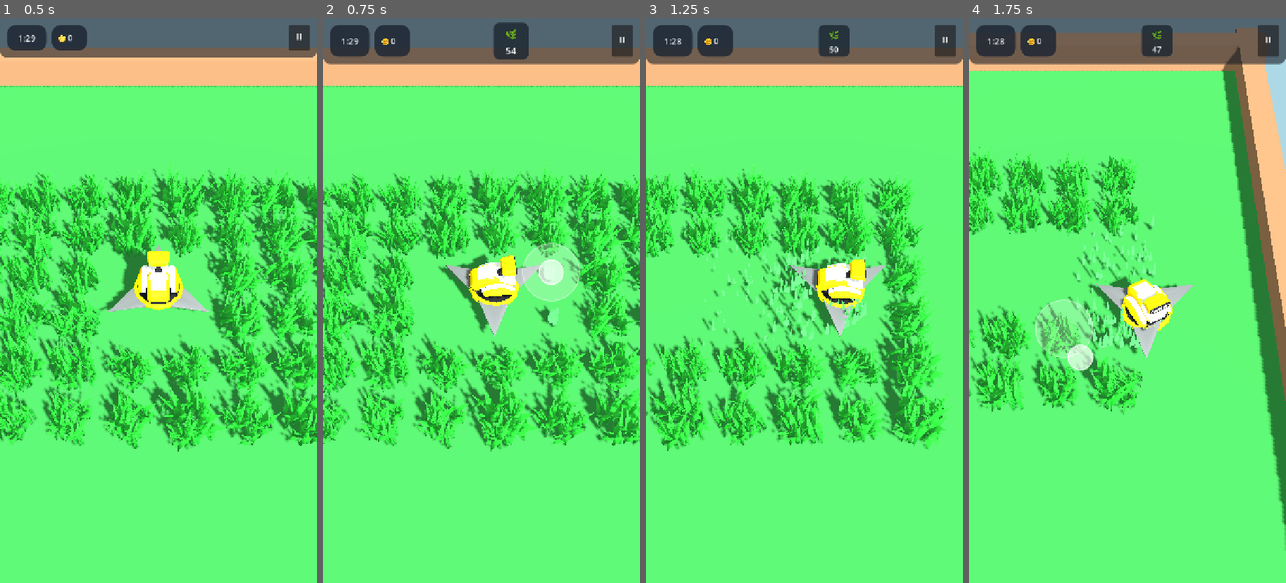
Above: before the commit, frames 1-4 (left to right).
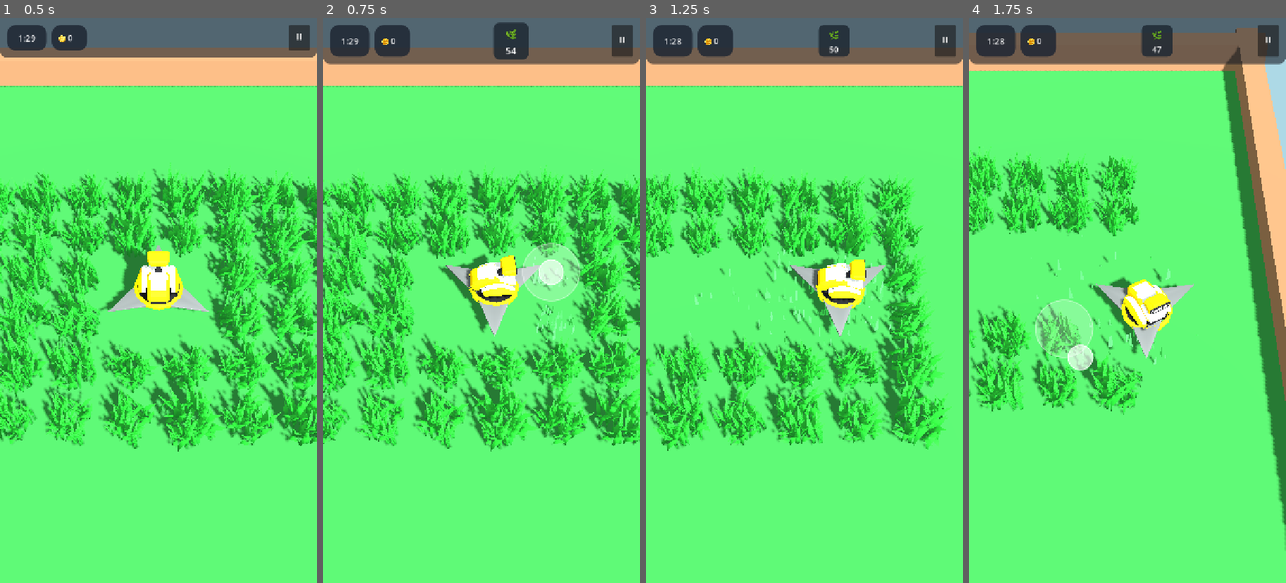
Above: after the commit, the same moments.

Repository: rogerbif/grass-cut-bot
Game: Godot game, scene res://scenes/main.tscn
The game is run twice, just before and just after one commit, with the same random seed, the same clock (stepped at 60 frames per second) and the same inputs.
Inputs (mouse positions are in pixels of both pictures, inside the frame that each line leads up to):
- Up to frame 1 (0.5 s): no input
- Up to frame 2 (0.75 s): move the mouse to (551, 272) at 0.52 s; hold Right (ui_right) from 0.53 s (still down); click (551, 272) at 0.67 s
- Up to frame 3 (1.25 s): keep holding Right (ui_right)
- Up to frame 4 (1.75 s): release Right (ui_right) at 1.25 s; drag from (1064, 328) to (1111, 413) at 1.27 s

Frame 1 is identical in both runs. In frame 2, 0.4% of the frame differs, in the area x 65-80%, y 42-58%; in frame 3, 2.3%, in the area x 2-78%, y 37-67%; in frame 4, 1.6%.

Commit message:
feat(vegetation): emissao em area circular, giro 3d no ar e alta aleatoriedade de particulas [v0.4.8]

Diff:
--- a/project.godot
+++ b/project.godot
@@ -11,7 +11,7 @@
 [application]
 
 config/name="Grass Cut Bot"
-config/version="0.4.7"
+config/version="0.4.8"
 run/main_scene="res://scenes/main.tscn"
 config/features=PackedStringArray("4.7", "Mobile")
 config/icon="res://icon.svg"
--- a/scenes/plants/grass_blue.tscn
+++ b/scenes/plants/grass_blue.tscn
@@ -41,23 +41,33 @@
 material_override = ExtResource("3_grass_mat")
 
 [node name="CutParticles" type="CPUParticles3D" parent="."]
-transform = Transform3D(1, 0, 0, 0, 1, 0, 0, 0, 1, 0, 0.2, 0)
+transform = Transform3D(1, 0, 0, 0, 1, 0, 0, 0, 1, 0, 0.15, 0)
 material_override = SubResource("StandardMaterial3D_particle")
 emitting = false
 amount = 30
-lifetime = 0.65
+lifetime = 0.7
 one_shot = true
 explosiveness = 0.92
 mesh = ExtResource("4_leaf_mesh")
+emission_shape = 6
+emission_ring_axis = Vector3(0, 1, 0)
+emission_ring_height = 0.1
+emission_ring_radius = 0.35
+emission_ring_inner_radius = 0.0
+particle_flag_rotate_y = true
 direction = Vector3(0, 1, 0)
-spread = 32.0
-gravity = Vector3(0, -10.5, 0)
-initial_velocity_min = 2.4
-initial_velocity_max = 3.8
-angular_velocity_min = 180.0
+spread = 85.0
+gravity = Vector3(0, -9.8, 0)
+initial_velocity_min = 2.0
+initial_velocity_max = 4.5
+angular_velocity_min = -540.0
 angular_velocity_max = 540.0
-angle_min = 0.0
-angle_max = 360.0
+angle_min = -180.0
+angle_max = 180.0
+tangential_accel_min = -3.0
+tangential_accel_max = 3.0
+damping_min = 1.0
+damping_max = 2.5
 scale_amount_min = 1.2
 scale_amount_max = 2.4
 scale_amount_curve = SubResource("Curve_scale")
--- a/scenes/plants/grass_green.tscn
+++ b/scenes/plants/grass_green.tscn
@@ -41,23 +41,33 @@
 material_override = ExtResource("3_grass_mat")
 
 [node name="CutParticles" type="CPUParticles3D" parent="."]
-transform = Transform3D(1, 0, 0, 0, 1, 0, 0, 0, 1, 0, 0.2, 0)
+transform = Transform3D(1, 0, 0, 0, 1, 0, 0, 0, 1, 0, 0.15, 0)
 material_override = SubResource("StandardMaterial3D_particle")
 emitting = false
 amount = 30
-lifetime = 0.65
+lifetime = 0.7
 one_shot = true
 explosiveness = 0.92
 mesh = ExtResource("4_leaf_mesh")
+emission_shape = 6
+emission_ring_axis = Vector3(0, 1, 0)
+emission_ring_height = 0.1
+emission_ring_radius = 0.35
+emission_ring_inner_radius = 0.0
+particle_flag_rotate_y = true
 direction = Vector3(0, 1, 0)
-spread = 32.0
-gravity = Vector3(0, -10.5, 0)
-initial_velocity_min = 2.4
-initial_velocity_max = 3.8
-angular_velocity_min = 180.0
+spread = 85.0
+gravity = Vector3(0, -9.8, 0)
+initial_velocity_min = 2.0
+initial_velocity_max = 4.5
+angular_velocity_min = -540.0
 angular_velocity_max = 540.0
-angle_min = 0.0
-angle_max = 360.0
+angle_min = -180.0
+angle_max = 180.0
+tangential_accel_min = -3.0
+tangential_accel_max = 3.0
+damping_min = 1.0
+damping_max = 2.5
 scale_amount_min = 1.2
 scale_amount_max = 2.4
 scale_amount_curve = SubResource("Curve_scale")
--- a/scenes/plants/grass_purple.tscn
+++ b/scenes/plants/grass_purple.tscn
@@ -41,23 +41,33 @@
 material_override = ExtResource("3_grass_mat")
 
 [node name="CutParticles" type="CPUParticles3D" parent="."]
-transform = Transform3D(1, 0, 0, 0, 1, 0, 0, 0, 1, 0, 0.2, 0)
+transform = Transform3D(1, 0, 0, 0, 1, 0, 0, 0, 1, 0, 0.15, 0)
 material_override = SubResource("StandardMaterial3D_particle")
 emitting = false
 amount = 30
-lifetime = 0.65
+lifetime = 0.7
 one_shot = true
 explosiveness = 0.92
 mesh = ExtResource("4_leaf_mesh")
+emission_shape = 6
+emission_ring_axis = Vector3(0, 1, 0)
+emission_ring_height = 0.1
+emission_ring_radius = 0.35
+emission_ring_inner_radius = 0.0
+particle_flag_rotate_y = true
 direction = Vector3(0, 1, 0)
-spread = 32.0
-gravity = Vector3(0, -10.5, 0)
-initial_velocity_min = 2.4
-initial_velocity_max = 3.8
-angular_velocity_min = 180.0
+spread = 85.0
+gravity = Vector3(0, -9.8, 0)
+initial_velocity_min = 2.0
+initial_velocity_max = 4.5
+angular_velocity_min = -540.0
 angular_velocity_max = 540.0
-angle_min = 0.0
-angle_max = 360.0
+angle_min = -180.0
+angle_max = 180.0
+tangential_accel_min = -3.0
+tangential_accel_max = 3.0
+damping_min = 1.0
+damping_max = 2.5
 scale_amount_min = 1.2
 scale_amount_max = 2.4
 scale_amount_curve = SubResource("Curve_scale")
--- a/scenes/plants/grass_tuft.tscn
+++ b/scenes/plants/grass_tuft.tscn
@@ -41,23 +41,33 @@
 material_override = ExtResource("3_grass_mat")
 
 [node name="CutParticles" type="CPUParticles3D" parent="."]
-transform = Transform3D(1, 0, 0, 0, 1, 0, 0, 0, 1, 0, 0.2, 0)
+transform = Transform3D(1, 0, 0, 0, 1, 0, 0, 0, 1, 0, 0.15, 0)
 material_override = SubResource("StandardMaterial3D_particle")
 emitting = false
 amount = 30
-lifetime = 0.65
+lifetime = 0.7
 one_shot = true
 explosiveness = 0.92
 mesh = ExtResource("4_leaf_mesh")
+emission_shape = 6
+emission_ring_axis = Vector3(0, 1, 0)
+emission_ring_height = 0.1
+emission_ring_radius = 0.35
+emission_ring_inner_radius = 0.0
+particle_flag_rotate_y = true
 direction = Vector3(0, 1, 0)
-spread = 32.0
-gravity = Vector3(0, -10.5, 0)
-initial_velocity_min = 2.4
-initial_velocity_max = 3.8
-angular_velocity_min = 180.0
+spread = 85.0
+gravity = Vector3(0, -9.8, 0)
+initial_velocity_min = 2.0
+initial_velocity_max = 4.5
+angular_velocity_min = -540.0
 angular_velocity_max = 540.0
-angle_min = 0.0
-angle_max = 360.0
+angle_min = -180.0
+angle_max = 180.0
+tangential_accel_min = -3.0
+tangential_accel_max = 3.0
+damping_min = 1.0
+damping_max = 2.5
 scale_amount_min = 1.2
 scale_amount_max = 2.4
 scale_amount_curve = SubResource("Curve_scale")
--- a/scenes/plants/grass_yellow.tscn
+++ b/scenes/plants/grass_yellow.tscn
@@ -41,23 +41,33 @@
 material_override = ExtResource("3_grass_mat")
 
 [node name="CutParticles" type="CPUParticles3D" parent="."]
-transform = Transform3D(1, 0, 0, 0, 1, 0, 0, 0, 1, 0, 0.2, 0)
+transform = Transform3D(1, 0, 0, 0, 1, 0, 0, 0, 1, 0, 0.15, 0)
 material_override = SubResource("StandardMaterial3D_particle")
 emitting = false
 amount = 30
-lifetime = 0.65
+lifetime = 0.7
 one_shot = true
 explosiveness = 0.92
 mesh = ExtResource("4_leaf_mesh")
+emission_shape = 6
+emission_ring_axis = Vector3(0, 1, 0)
+emission_ring_height = 0.1
+emission_ring_radius = 0.35
+emission_ring_inner_radius = 0.0
+particle_flag_rotate_y = true
 direction = Vector3(0, 1, 0)
-spread = 32.0
-gravity = Vector3(0, -10.5, 0)
-initial_velocity_min = 2.4
-initial_velocity_max = 3.8
-angular_velocity_min = 180.0
+spread = 85.0
+gravity = Vector3(0, -9.8, 0)
+initial_velocity_min = 2.0
+initial_velocity_max = 4.5
+angular_velocity_min = -540.0
 angular_velocity_max = 540.0
-angle_min = 0.0
-angle_max = 360.0
+angle_min = -180.0
+angle_max = 180.0
+tangential_accel_min = -3.0
+tangential_accel_max = 3.0
+damping_min = 1.0
+damping_max = 2.5
 scale_amount_min = 1.2
 scale_amount_max = 2.4
 scale_amount_curve = SubResource("Curve_scale")
Not shown, changed: docs/02_entidades_e_mecanicas/SISTEMA_DE_VEGETACAO.md
Not shown, added: docs/historico_melhorias/025_emissao_em_area_giro_3d_e_aleatoriedade_particulas.md
Not shown, changed: docs/historico_melhorias/INDICE_MELHORIAS.md
